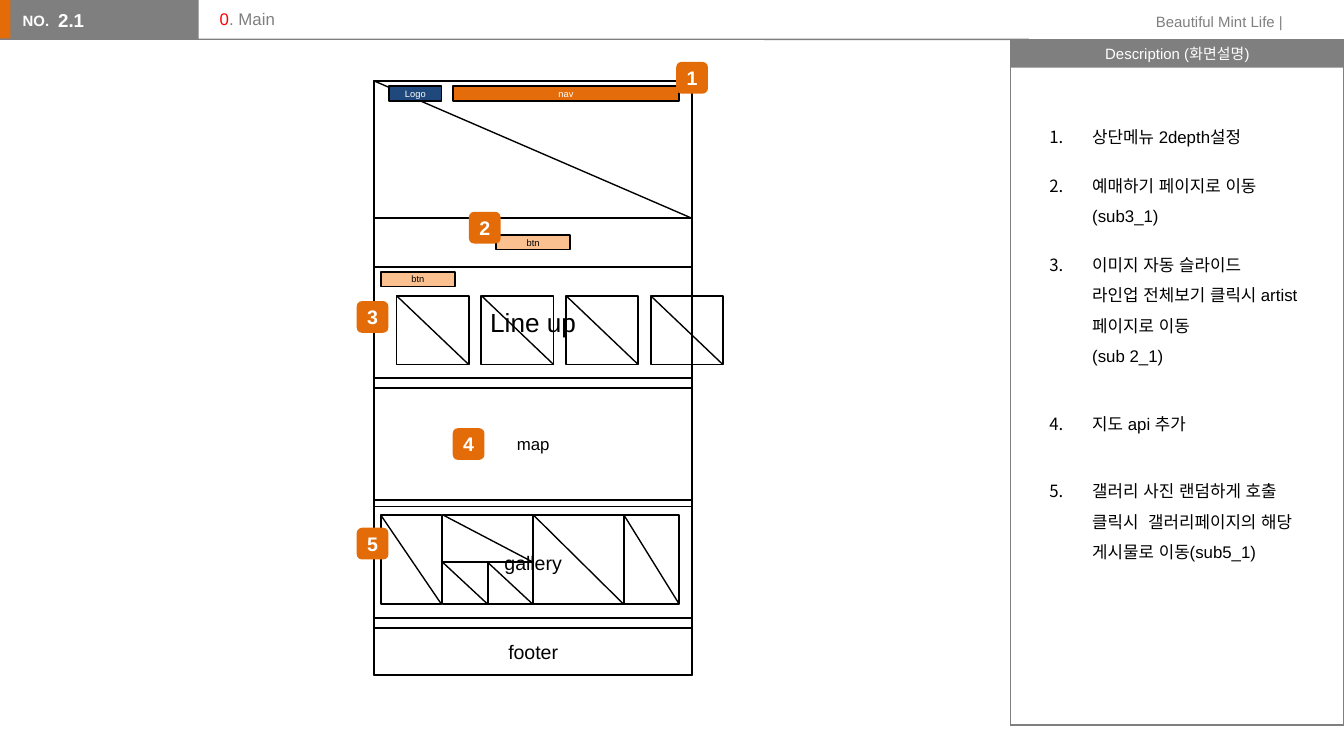
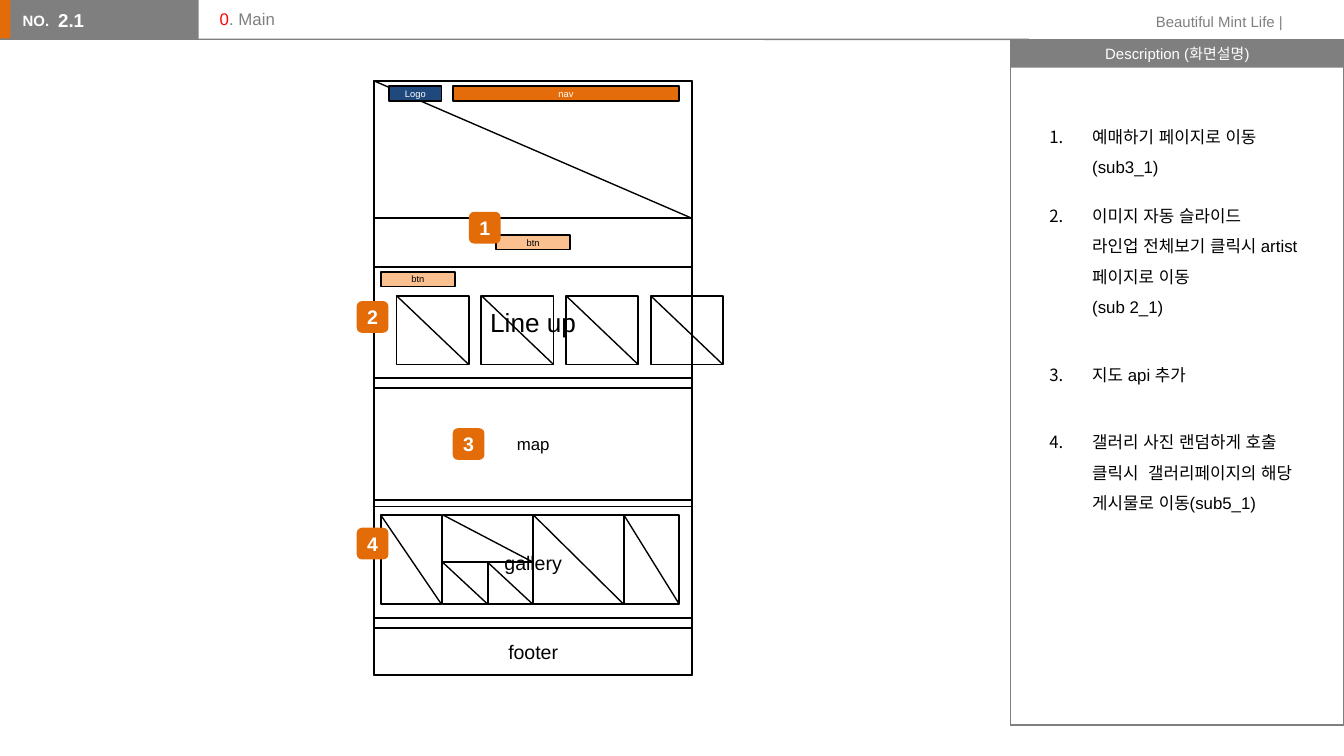
Before and after one commit to lsh58/homework, a slide deck: slide 6 of 스토리보드수행과제/스토리보드수행과제.pptx. Drawn at 1344x756 pixels with LibreOffice and Linux fonts; fonts in the diff are those of the drawing. Boxes give left, top, right and bottom in pixels: in the first picture for what was removed or moved away, otherwise in the second. Text is boxed around its words. In the diff, an @@ line names an element or a change of style, - is before the commit and + after.

```diff
--- a/스토리보드수행과제/스토리보드수행과제.pptx
+++ b/스토리보드수행과제/스토리보드수행과제.pptx
@@ rounded rectangle removed at (676,62,708,94) @@
-1
@@ text at (1092,129,1241,147): paragraph removed @@
-1. 상단메뉴 2depth설정
@@ text in rounded rectangle at (479,221,490,235): text changed @@
-2
+1
@@ text in rounded rectangle at (367,310,378,324): text changed @@
-3
+2
@@ text in rounded rectangle at (463,437,474,452): text changed @@
-4
+3
@@ text in rounded rectangle at (367,537,378,551): text changed @@
-5
+4
```
Also in this commit, not shown: 4 other slides changed, 8 slides added, 1 slide removed, 2 other files.
